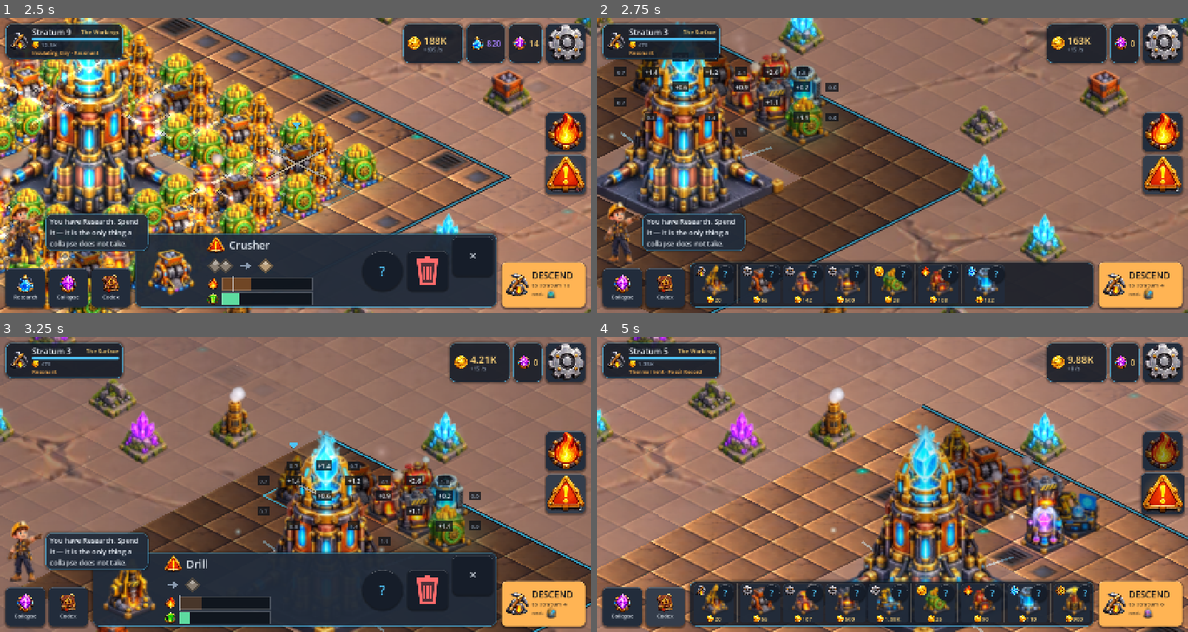
Above: before the commit, frames 1-4 (two rows, left to right).
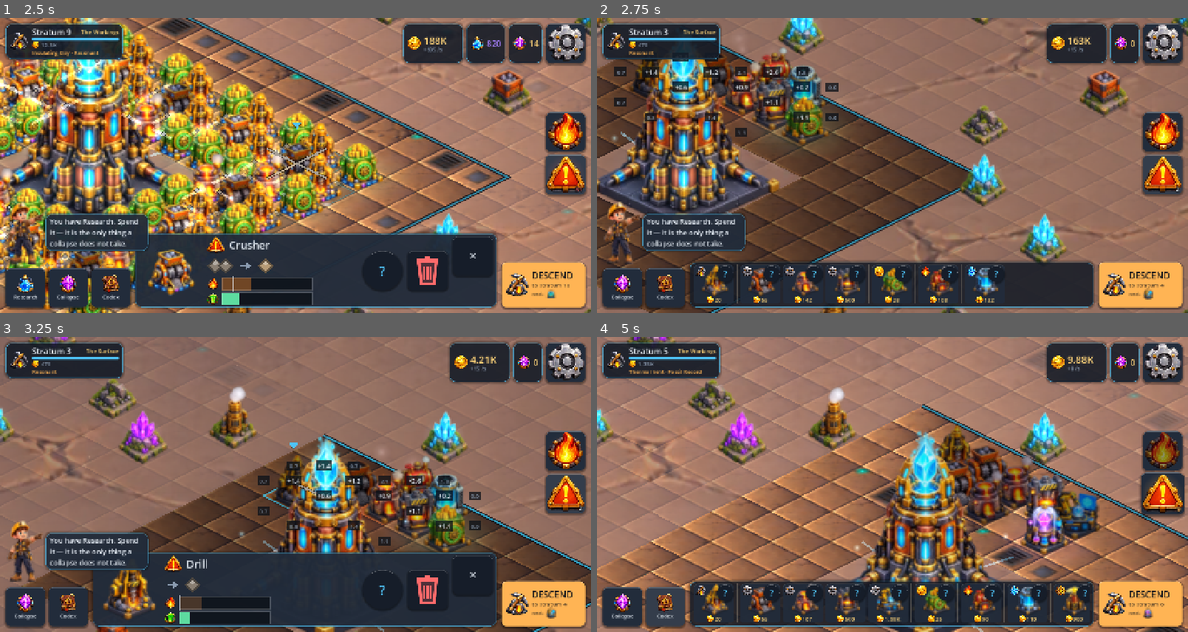
Above: after the commit, the same moments.

Repository: Furkiozknn/lodeworks
Game: Godot game, scene res://tools/shots.tscn
Same seed, same stepped clock (60 frames per second), same inputs: the game is played once before the commit and once after it. This scene is started directly instead of the project's main scene.
Inputs (mouse positions are in pixels of both pictures, inside the frame that each line leads up to):
- Up to frame 1 (2.5 s): click (567, 44) at 0.5 s; click (567, 133) at 1.27 s; click "31" at 2 s
- Up to frame 2 (2.75 s): no input
- Up to frame 3 (3.25 s): click "2" at 2.75 s
- Up to frame 4 (5 s): click (620, 605) at 3.5 s; click (667, 605) at 4.25 s

Frame 1 is identical in both runs. In frame 2, 5.6% of the frame differs, in the area x 0-32%, y 1-68%; in frame 3, 3.2%; in frame 4, 5.1%.

Commit message:
Let the Factory Core keep growing with its yard, to level 8
Five levels by stratum 4 left the Core unchanged for the rest of a shaft
that now runs much longer. It now gains a level with every ring of yard
(level 5 at stratum 7, 8 at stratum 16): full size at 5, then a column of
light from its crystal that grows each level, a second orbit at 7 and a
crystal that never goes dark at 8. The Core card names the stratum of the
next level. "Machine effects" off now only stills the machines; the Core,
crystals and lamps stay lit.

Co-Authored-By: Claude Opus 5.5 (1M context) <noreply@anthropic.com>

Diff:
--- a/scripts/ui/iso/iso_view.gd
+++ b/scripts/ui/iso/iso_view.gd
@@ -1195,16 +1195,37 @@
 	return Iso.slab_top(float(cc[0]) + n * 0.5, float(cc[1]) + n * 0.5)
 
 
-## The Core grows with its shaft: level 1 as a shaft opens, one more for
-## each stratum it has been taken down, 5 from the fourth. The level is only
-## what the Core looks like -- its size, its light, the conduits it runs into
-## the yard -- and it reads the depth the shaft has already reached, so it
-## asks nothing new of the player.
-const CORE_LEVELS := 5
+## The Core grows with its shaft: one level for each ring of yard round it,
+## 1 as a shaft opens and 8 at stratum 16. The level is only what the Core
+## looks like -- its size up to level 5, then its light: a column of light
+## from its crystal from 6, growing each level, a second orbit from 7, a
+## crystal that never goes dark at 8 -- and it reads the depth the shaft has
+## already reached, so it asks nothing new of the player.
+const CORE_LEVELS := 8
+## The level at which the Core reaches its full size; above it, it grows in
+## light and energy rather than in size, so it never covers its ring.
+const CORE_FULL_SIZE_LEVEL := 5
 
 
 static func core_level() -> int:
-	return 1 + clampi(Sim.max_depth, 0, CORE_LEVELS - 1)
+	return level_at(Sim.max_depth)
+
+
+## The Core grows with its yard: one level for every ring of ground round it,
+## so each widening of the yard is also the Core growing (1 at the start, 5
+## at stratum 7, 8 at stratum 16).
+static func level_at(max_depth: int) -> int:
+	return clampi(BuildArea.radius_at(max_depth), 1, CORE_LEVELS)
+
+
+## The first stratum at which the Core reaches `level` (-1 past the last).
+static func stratum_for_level(level: int) -> int:
+	if level > CORE_LEVELS:
+		return -1
+	for d in range(0, 200):
+		if level_at(d) >= level:
+			return d
+	return -1
 
 
 func core_rect() -> Rect2:
@@ -1212,8 +1233,8 @@
 	if info.is_empty():
 		return Rect2(core_center(), Vector2.ZERO)
 	var n: float = float(IsoArt.placement().get("core_size", 3))
-	# A level-1 Core is 84% of the full one; each level adds 4%.
-	var grow: float = 0.84 + 0.04 * float(core_level() - 1)
+	# A level-1 Core is 84% of the full one; each level adds 4%, up to full.
+	var grow: float = 0.84 + 0.04 * float(mini(core_level(), CORE_FULL_SIZE_LEVEL) - 1)
 	var s: float = n * Iso.TW * 0.86 / IsoArt.base_px(info) * grow
 	var cell: Array = info["cell"]
 	var a: Vector2 = IsoArt.anchor(info)
@@ -1512,7 +1533,29 @@
 	if lvl >= 5:
 		var tip := Vector2(cr.get_center().x, cr.position.y + cr.size.y * 0.12)
 		var f: float = maxf(sin(_anim * 0.8), 0.0)
-		_mote(ci, g, tip, 60.0 + 50.0 * f, Color(0.6, 0.9, 1.0, 0.25 * f))
+		# From level 8 the crystal never goes dark between flares.
+		var floor_a: float = 0.12 if lvl >= 8 else 0.0
+		_mote(ci, g, tip, 60.0 + 50.0 * f, Color(0.6, 0.9, 1.0, floor_a + 0.25 * f))
+	if lvl >= 6:
+		# A column of light rising from the crystal, taller and brighter at
+		# each level: it stands above everything on the board, so it reads
+		# from any zoom, where a ring on the ground would be under the
+		# machines round the Core.
+		var top := Vector2(cr.get_center().x, cr.position.y + cr.size.y * 0.12)
+		var steps: int = 3 + 2 * (lvl - 6)
+		var pulse2: float = 0.8 + 0.2 * sin(_anim * 1.4)
+		for i in range(steps):
+			var up: float = float(i) / float(steps)
+			var p3: Vector2 = top - Vector2(0, cr.size.y * 0.16 * float(i))
+			var r3: float = cr.size.x * (0.2 - 0.1 * up)
+			_mote(ci, g, p3, r3, Color(0.5, 0.9, 1.0, (0.5 - 0.35 * up) * pulse2))
+	if lvl >= 7:
+		# A second, higher orbit.
+		var hi: Vector2 = cr.position + cr.size * Vector2(0.5, 0.25)
+		for k in range(3):
+			var a3: float = -_anim * 1.3 + TAU * float(k) / 3.0
+			_mote(ci, g, hi + Vector2(cos(a3) * cr.size.x * 0.3, sin(a3) * cr.size.x * 0.1), 18.0,
+				Color(0.7, 0.95, 1.0, 0.75))
 
 
 ## The Core's conduits into the yard, from level 2: lit lines on the floor
@@ -1567,10 +1610,11 @@
 const STEAMERS := ["smelter", "boiler", "press", "condenser"]
 
 func _draw_life(ci: CanvasItem, g: Texture2D) -> void:
-	if not effects:
-		return
-	_draw_work(ci, g)
-	for cell: int in Sim.grid.cells:
+	# Settings' "Machine effects" is the machines' own: their work and their
+	# steam. The crystals, the lamps and the Core stay lit either way.
+	if effects:
+		_draw_work(ci, g)
+	for cell: int in (Sim.grid.cells if effects else {}):
 		var id: String = Sim.grid.machine_at(cell)
 		var st: int = Sim.sim.status_of(cell)
 		var shown: int = badges.shown(cell)
--- a/scripts/ui/main.gd
+++ b/scripts/ui/main.gd
@@ -1539,7 +1539,8 @@
 		return
 	var lvl: int = IsoView.core_level()
 	var next: String = "It is as big as it gets." if lvl >= IsoView.CORE_LEVELS \
-		else "Descend to take it deeper: at stratum %d it grows to level %d." % [lvl, lvl + 1]
+		else "It grows with its yard: at stratum %d it reaches level %d." % [
+			IsoView.stratum_for_level(lvl + 1), lvl + 1]
 	_info("Factory Core, level %d" % lvl, ("The heart of this shaft. It gave you the "
 		+ "credits for your first Drill and Vault; everything since, the board has "
 		+ "earned.\n\nStratum %d. %s Every stratum is richer rock, and new machines "
@@ -2305,10 +2306,13 @@
 		row.offset_left = 14
 		row.add_theme_constant_override("separation", 12)
 		row.mouse_filter = Control.MOUSE_FILTER_IGNORE
-		var sign: Control = _icon_rect(String(t["icon"]), 52) if t.has("icon") \
-			else Chips.Glyph.new(String(t["glyph"]), 52.0)
-		sign.size_flags_vertical = Control.SIZE_SHRINK_CENTER
-		row.add_child(sign)
+		var mark: Control
+		if t.has("icon"):
+			mark = _icon_rect(String(t["icon"]), 52)
+		else:
+			mark = Chips.Glyph.new(String(t["glyph"]), 52.0)
+		mark.size_flags_vertical = Control.SIZE_SHRINK_CENTER
+		row.add_child(mark)
 		var nm := _label(String(t["name"]), 22, Palette.TEXT)
 		nm.vertical_alignment = VERTICAL_ALIGNMENT_CENTER
 		nm.size_flags_vertical = Control.SIZE_FILL
@@ -2414,9 +2418,9 @@
 
 
 ## A row that switches something on or off: the whole row is the key.
-func _setting_switch(sign: Control, title: String, sub: String, value: bool,
+func _setting_switch(mark: Control, title: String, sub: String, value: bool,
 		changed: Callable) -> Button:
-	var b := _setting_row(sign, title, sub)
+	var b := _setting_row(mark, title, sub)
 	b.toggle_mode = true
 	b.set_pressed_no_signal(value)
 	b.set_meta("setting", title)
@@ -2432,8 +2436,8 @@
 
 
 ## A row that opens something.
-func _setting_action(sign: Control, title: String, sub: String, cb: Callable) -> Button:
-	var b := _setting_row(sign, title, sub)
+func _setting_action(mark: Control, title: String, sub: String, cb: Callable) -> Button:
+	var b := _setting_row(mark, title, sub)
 	var go := _label("›", 40, Palette.TEXT_DIM)
 	go.size_flags_vertical = Control.SIZE_SHRINK_CENTER
 	(b.get_child(0) as HBoxContainer).add_child(go)
@@ -2443,7 +2447,7 @@
 	return b
 
 
-func _setting_row(sign: Control, title: String, sub: String) -> Button:
+func _setting_row(mark: Control, title: String, sub: String) -> Button:
 	var b := _button("", Palette.PANEL_HI)
 	b.custom_minimum_size = Vector2(0, MIN_TOUCH)
 	# A toggled row looks like any other; the switch shows the state.
@@ -2454,8 +2458,8 @@
 	row.offset_right = -16
 	row.add_theme_constant_override("separation", 14)
 	row.mouse_filter = Control.MOUSE_FILTER_IGNORE
-	sign.size_flags_vertical = Control.SIZE_SHRINK_CENTER
-	row.add_child(sign)
+	mark.size_flags_vertical = Control.SIZE_SHRINK_CENTER
+	row.add_child(mark)
 	var words := VBoxContainer.new()
 	words.size_flags_horizontal = Control.SIZE_EXPAND_FILL
 	words.alignment = BoxContainer.ALIGNMENT_CENTER
--- a/tests/test_iso.gd
+++ b/tests/test_iso.gd
@@ -617,3 +617,23 @@
 		[3, 0, "vault"], [2, 1, "coolant"]])
 	runner.gte(float(cold[0]), 2.0, "a Smelter kept cold lights the key")
 	runner.check(bool(cold[1]), "and it is cold, so the key shows frost")
+
+
+func test_the_core_grows_with_its_yard_all_the_way_down() -> void:
+	# The Core is the centre of the shaft's growth: it gains a level every
+	# time the yard gains a ring, not only in the first four strata.
+	var last: int = 0
+	var levels_seen: Dictionary = {}
+	for d in range(0, 40):
+		var lv: int = IsoView.level_at(d)
+		runner.gte(float(lv), float(last), "stratum %d: the Core never shrinks" % d)
+		runner.lte(float(lv), float(IsoView.CORE_LEVELS), "stratum %d: within its levels" % d)
+		levels_seen[lv] = true
+		last = lv
+	runner.eq(levels_seen.size(), IsoView.CORE_LEVELS, "every level is reached on the way down")
+	runner.eq(IsoView.level_at(0), 1, "a new shaft's Core is level 1")
+	for lv in range(2, IsoView.CORE_LEVELS + 1):
+		var d: int = IsoView.stratum_for_level(lv)
+		runner.eq(IsoView.level_at(d), lv, "level %d arrives at stratum %d" % [lv, d])
+		runner.eq(BuildArea.radius_at(d) > BuildArea.radius_at(d - 1), true,
+			"and that is a stratum where the yard widens")
--- a/tools/screenshot.gd
+++ b/tools/screenshot.gd
@@ -483,6 +483,7 @@
 ##   ui_stratum      the stratum card opened: band, quota, rules
 ##   ui_settings_*   Settings, one shot per group
 ##   ui_band_banner  a new band's name as a descent reaches it
+##   ui_core_level8  the Core at its last level, close up
 func _run_ui() -> void:
 	DirAccess.make_dir_recursive_absolute(AUDIT_DIR)
 	_apply_build("hero")
@@ -545,6 +546,14 @@
 	await _settle(0.9)
 	await _audit_shot("ui_band_banner")
 	await _settle(2.4)
+	# The Core at its last level, sixteen strata down, close up.
+	var gv: IsoView = _main.get("iso_view")
+	Sim.max_depth = 16
+	gv.cam.focus(gv.core_rect().get_center() + Vector2(0, 60), 0.9)
+	await _settle(1.2)
+	await _audit_shot("ui_core_level8")
+	print("  core level %d at stratum %d" % [IsoView.core_level(), Sim.max_depth])
+	Sim.max_depth = 7
 	print("wrote the panel screens to %s" % ProjectSettings.globalize_path(AUDIT_DIR))
 
 
Not shown, changed: docs/AUDIT.md
